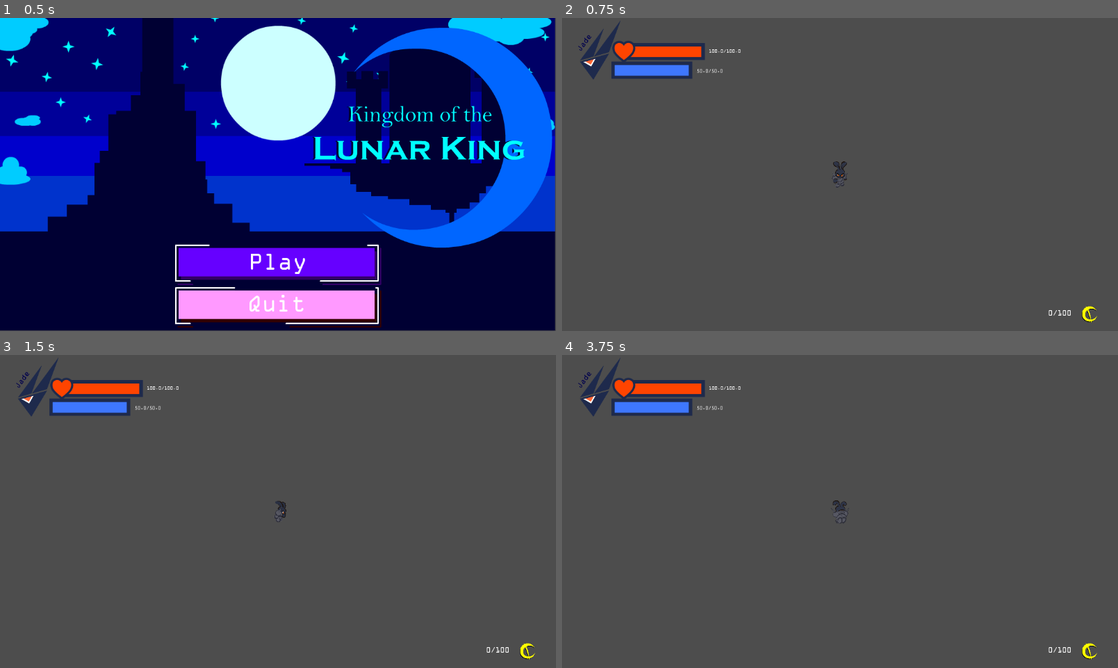
Above: before the commit, frames 1-4 (two rows, left to right).
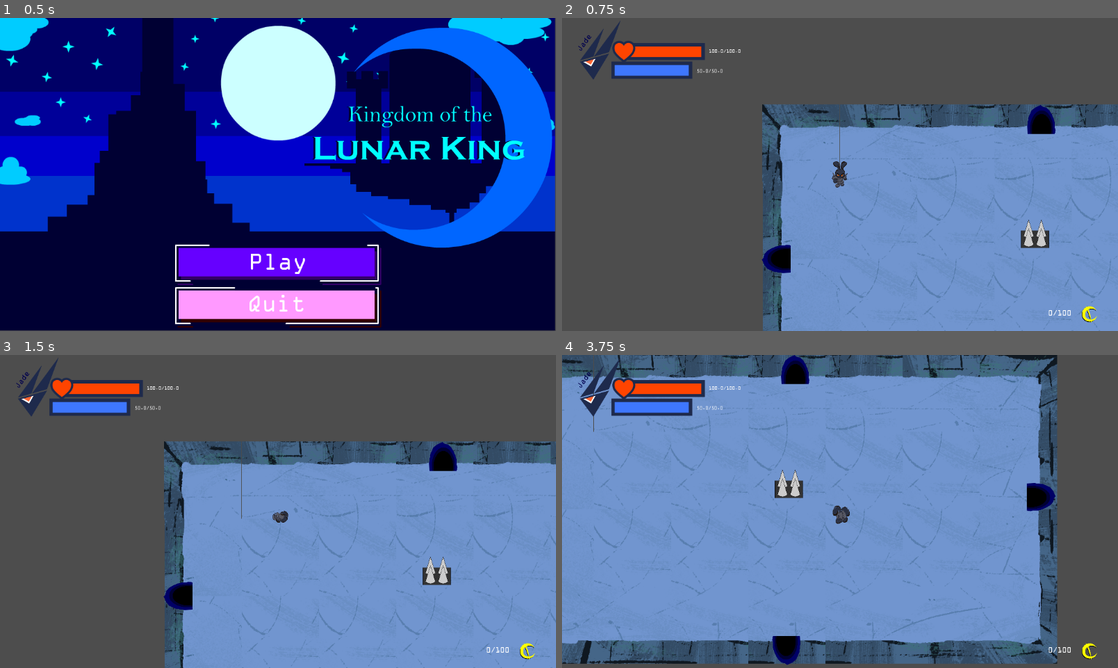
Above: after the commit, the same moments.

Repository: GaetanoRe/KingdomOfTheLunarKing
Game: Godot game, scene res://scenes/ui/main_menu.tscn
Two runs of this game, one before a commit and one after it. Both use one fixed random seed, a clock stepped at 60 frames per second and the inputs below.
Inputs:
- Up to frame 1 (0.5 s): no input
- Up to frame 2 (0.75 s): click "Play" at 0.5 s
- Up to frame 3 (1.5 s): tap Enter at 1.25 s; hold D (walk_right) from 1.28 s (still down); tap Space (dodge) at 1.35 s
- Up to frame 4 (3.75 s): release D (walk_right) at 2.03 s; hold S (walk_down) 2.03-2.78 s; tap Space (dodge) at 2.1, 2.85, 3.6 s; hold D (walk_right) 2.78-3.53 s; hold W (walk_up) from 3.53 s (still down)

Frame 1 is identical in both runs. In frame 2, 46% of the frame differs, in the area x 35-100%, y 27-100%; in frame 3, 51%; in frame 4, 86%, in the area x 0-90%, y 0-100%.

Commit message:
made hazard hitboxes

Diff:
--- a/assets/tilemap_res/room_floor.tres
+++ b/assets/tilemap_res/room_floor.tres
@@ -1,9 +1,9 @@
 [gd_resource type="TileSet" load_steps=9 format=3 uid="uid://bcubex8f70eab"]
 
-[ext_resource type="Texture2D" uid="uid://5sjgfv4uyt1u" path="res://assets/textures/levels/Room_Cave_v01.png" id="1_mhhuw"]
-[ext_resource type="Texture2D" uid="uid://1whxy6fgmvoo" path="res://assets/textures/levels/Room_forest_v01.png" id="2_rwow0"]
-[ext_resource type="Texture2D" uid="uid://b1iqoqn85rdy2" path="res://assets/textures/levels/Room_mage_v01.png" id="3_0ewgq"]
-[ext_resource type="Texture2D" uid="uid://bv3lc4bm6kf5p" path="res://assets/textures/levels/Room_king_v01.png" id="4_mavwu"]
+[ext_resource type="Texture2D" uid="uid://5sjgfv4uyt1u" path="res://assets/textures/levels/tilemaps/Room_Cave_v01.png" id="1_mhhuw"]
+[ext_resource type="Texture2D" uid="uid://1whxy6fgmvoo" path="res://assets/textures/levels/tilemaps/Room_forest_v01.png" id="2_rwow0"]
+[ext_resource type="Texture2D" uid="uid://b1iqoqn85rdy2" path="res://assets/textures/levels/tilemaps/Room_mage_v01.png" id="3_0ewgq"]
+[ext_resource type="Texture2D" uid="uid://bv3lc4bm6kf5p" path="res://assets/textures/levels/tilemaps/Room_king_v01.png" id="4_mavwu"]
 
 [sub_resource type="TileSetAtlasSource" id="TileSetAtlasSource_yod25"]
 texture = ExtResource("1_mhhuw")
--- a/project.godot
+++ b/project.godot
@@ -22,6 +22,11 @@
 [dotnet]
 
 project/assembly_name="Kingdom of the Lunar King"
+
+[global_group]
+
+Hazard="If the player enters these areas, then the player will take damage"
+Attack="This can be an attack from an enemy or a player."
 
 [input]
 
--- a/scenes/levels/doors/door_cave.tscn
+++ b/scenes/levels/doors/door_cave.tscn
@@ -1,7 +1,7 @@
 [gd_scene load_steps=4 format=3 uid="uid://k0hqwyj5au67"]
 
 [ext_resource type="Script" uid="uid://ohmiamherr3v" path="res://scenes/levels/doors/door.gd" id="1_iyrpy"]
-[ext_resource type="Texture2D" uid="uid://bl5liaq6i71e4" path="res://assets/textures/levels/itchcdoor.png" id="1_vdifg"]
+[ext_resource type="Texture2D" uid="uid://bl5liaq6i71e4" path="res://assets/textures/levels/doors/itchcdoor.png" id="1_vdifg"]
 
 [sub_resource type="RectangleShape2D" id="RectangleShape2D_iyrpy"]
 size = Vector2(274, 209)
--- /dev/null
+++ b/scenes/levels/hazards/spike.tscn
@@ -0,0 +1,18 @@
+[gd_scene load_steps=3 format=3 uid="uid://b33flm0x8ty6q"]
+
+[ext_resource type="Texture2D" uid="uid://cretae8bblbh" path="res://assets/textures/levels/hazards/itchspike.png" id="1_8ryga"]
+
+[sub_resource type="RectangleShape2D" id="RectangleShape2D_7k7bx"]
+size = Vector2(240, 213.333)
+
+[node name="Spike" type="Node2D"]
+scale = Vector2(0.15, 0.15)
+
+[node name="Sprite2D" type="Sprite2D" parent="."]
+texture = ExtResource("1_8ryga")
+
+[node name="Area2D" type="Area2D" parent="." groups=["Hazard"]]
+
+[node name="CollisionShape2D" type="CollisionShape2D" parent="Area2D"]
+position = Vector2(-6.66667, 26.6667)
+shape = SubResource("RectangleShape2D_7k7bx")
--- a/scenes/levels/level_manager.tscn
+++ b/scenes/levels/level_manager.tscn
@@ -1,3 +1,11 @@
-[gd_scene format=3 uid="uid://clbhnkf7wmb1w"]
+[gd_scene load_steps=3 format=3 uid="uid://clbhnkf7wmb1w"]
+
+[ext_resource type="PackedScene" uid="uid://dcyk6dyw7kh5c" path="res://scenes/levels/rooms/cave/room_cave.tscn" id="1_gmg8n"]
+[ext_resource type="PackedScene" uid="uid://b33flm0x8ty6q" path="res://scenes/levels/hazards/spike.tscn" id="2_ps5mn"]
 
 [node name="LevelManager" type="Node2D"]
+
+[node name="RoomSample" parent="." instance=ExtResource("1_gmg8n")]
+
+[node name="Spike" parent="." instance=ExtResource("2_ps5mn")]
+position = Vector2(564, 268)
--- a/scenes/player/player.tscn
+++ b/scenes/player/player.tscn
@@ -187,7 +187,7 @@
 }],
 "loop": true,
 "name": &"dodge_down",
-"speed": 10.0
+"speed": 20.0
 }, {
 "frames": [{
 "duration": 1.0,
@@ -213,7 +213,7 @@
 }],
 "loop": true,
 "name": &"dodge_side",
-"speed": 10.0
+"speed": 20.0
 }, {
 "frames": [{
 "duration": 1.0,
@@ -239,7 +239,7 @@
 }],
 "loop": true,
 "name": &"dodge_up",
-"speed": 10.0
+"speed": 20.0
 }, {
 "frames": [{
 "duration": 1.0,
@@ -342,8 +342,7 @@
 [node name="AnimatedSprite2D" type="AnimatedSprite2D" parent="."]
 scale = Vector2(0.05, 0.05)
 sprite_frames = SubResource("SpriteFrames_3j4b4")
-animation = &"dodge_down"
-frame_progress = 0.0303961
+animation = &"dodge_up"
 
 [node name="CollisionShape2D" type="CollisionShape2D" parent="."]
 position = Vector2(0.5, 0.5)
@@ -362,3 +361,5 @@
 position = Vector2(12, 0)
 
 [node name="Camera2D" type="Camera2D" parent="."]
+
+[connection signal="area_entered" from="Hurtbox" to="." method="_on_hurtbox_area_entered"]
--- a/scripts/player/player.gd
+++ b/scripts/player/player.gd
@@ -25,6 +25,7 @@
 var direction_point : Vector2
 var direction_str : String = "down"
 var animationflip : bool = false
+var current_anim : String = ""
 
 var sprite : AnimatedSprite2D
 
@@ -40,6 +41,7 @@
 	hurtbox_col = get_node("Hurtbox/DamageCollision")
 	sprite = get_node("AnimatedSprite2D")
 	sprite.frame_changed.connect(_on_frame_changed)
+
 
 func _physics_process(delta: float) -> void:
 	if is_rolling:
@@ -57,7 +59,6 @@
 		else:
 			velocity = Vector2.ZERO
 
-		# Start roll
 		# Start roll
 	if Input.is_action_just_pressed("dodge"):
 		# Use current input if available, otherwise fallback to last facing
@@ -95,33 +96,32 @@
 		item_anchor.global_rotation = deg_to_rad(-90)
 
 func adjust_animations() -> void:
-	var animation_dir : String
-	# decide left/right flips from direction_str
-	if direction_str == "left":
-		animationflip = true
+	var animation_dir : String = "side" if (direction_str == "left" or direction_str == "right") else direction_str
+	animationflip = (direction_str == "left")
+
+	var target_anim := ""
+	if is_rolling:
+		target_anim = "dodge_" + animation_dir
+	elif direction_point != Vector2.ZERO:
+		target_anim = "walk_" + animation_dir
 	else:
-		animationflip = false
+		target_anim = "idle_" + animation_dir
 
-	# map to "side"/"up"/"down" groups
-	if direction_str == "left" or direction_str == "right":
-		animation_dir = "side"
-	else:
-		animation_dir = direction_str
+	if sprite.animation != target_anim or !sprite.is_playing():
+		sprite.play(target_anim)
+	current_anim = target_anim
+	sprite.flip_h = animationflip
 
-	# *** PRIORITY: roll -> walk -> idle ***
-	if is_rolling:
-		sprite.play("dodge_" + animation_dir)
-		sprite.flip_h = animationflip
-	elif direction_point != Vector2.ZERO:
-		sprite.play("walk_" + animation_dir)
-		sprite.flip_h = animationflip
-	else:
-		sprite.play("idle_" + animation_dir)
-		sprite.flip_h = animationflip
 
 func _on_frame_changed():
-	if sprite.animation.begins_with("dodge"):
-		if sprite.frame == 0:
-			hurtbox_col.disabled = true
-		elif sprite.frame == sprite.sprite_frames.get_frame_count(sprite.animation) - 1:
-			hurtbox_col.disabled = false
+	if sprite.animation.begins_with("dodge") and sprite.frame == 0:
+		print("Animation Started")
+		hurtbox_col.disabled = true
+	elif sprite.animation.begins_with("dodge") and sprite.frame == 6:
+		print("Animation ended!!!")
+		hurtbox_col.disabled = false
+
+func _on_hurtbox_area_entered(area: Area2D) -> void:
+	if(area.is_in_group("Hazard")):
+		player_heath -= 25
+		print("Hazard Entered Hurtbox")
Renamed: assets/textures/levels/itchbush.png -> assets/textures/levels/decorations/itchbush.png
Not shown, changed: assets/textures/levels/decorations/itchbush.png.import
Renamed: assets/textures/levels/itchbush1.png -> assets/textures/levels/decorations/itchbush1.png
Not shown, changed: assets/textures/levels/decorations/itchbush1.png.import
Renamed: assets/textures/levels/itchrock.png -> assets/textures/levels/decorations/itchrock.png
Not shown, changed: assets/textures/levels/decorations/itchrock.png.import
Renamed: assets/textures/levels/itchrock2.png -> assets/textures/levels/decorations/itchrock2.png
Not shown, changed: assets/textures/levels/decorations/itchrock2.png.import
Renamed: assets/textures/levels/itchcdoor.png -> assets/textures/levels/doors/itchcdoor.png
Not shown, changed: assets/textures/levels/doors/itchcdoor.png.import
Renamed: assets/textures/levels/itchcdoor2.png -> assets/textures/levels/doors/itchcdoor2.png
Not shown, added: assets/textures/levels/doors/itchcdoor2.png.import
(and 17 more such lines)
